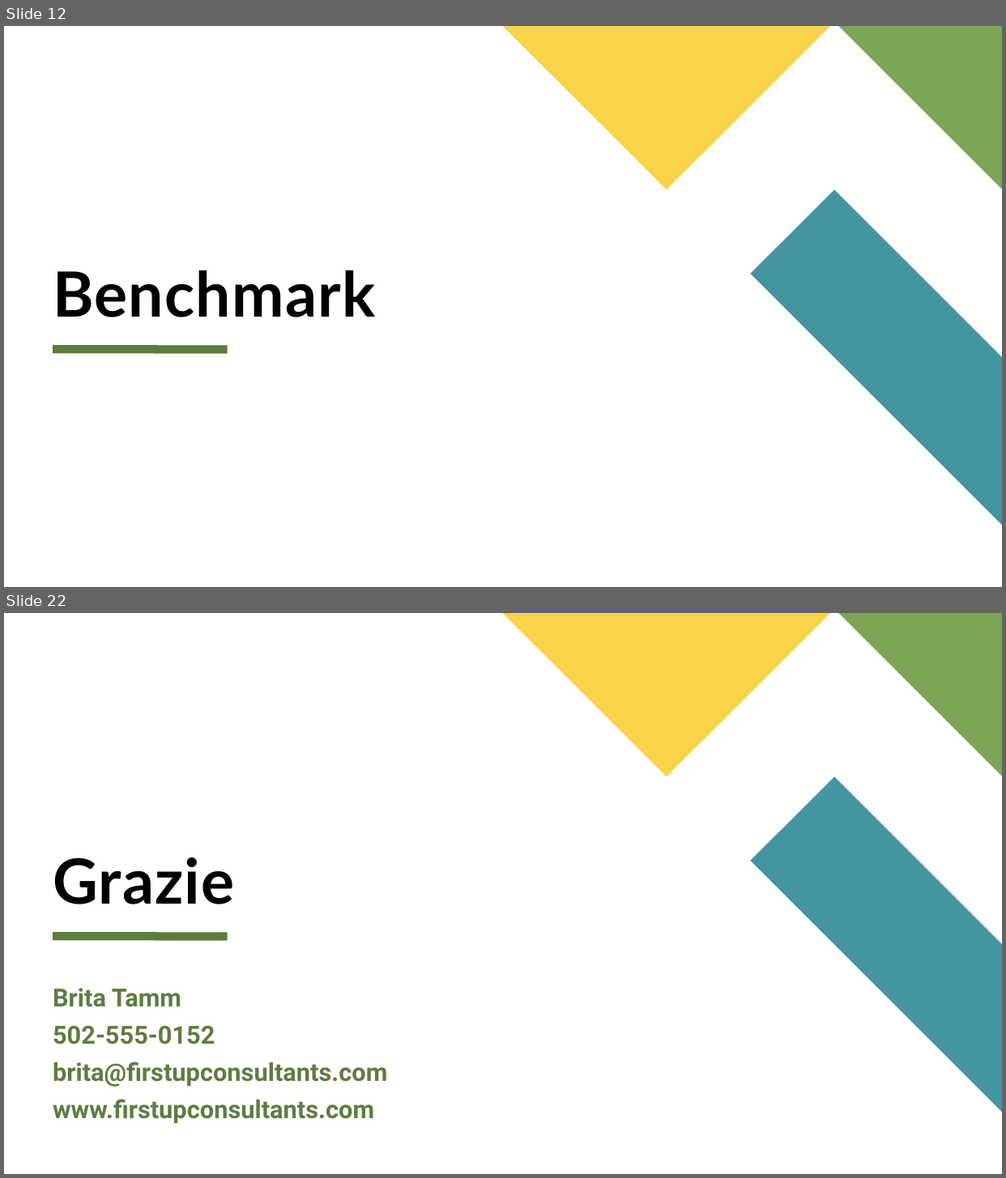
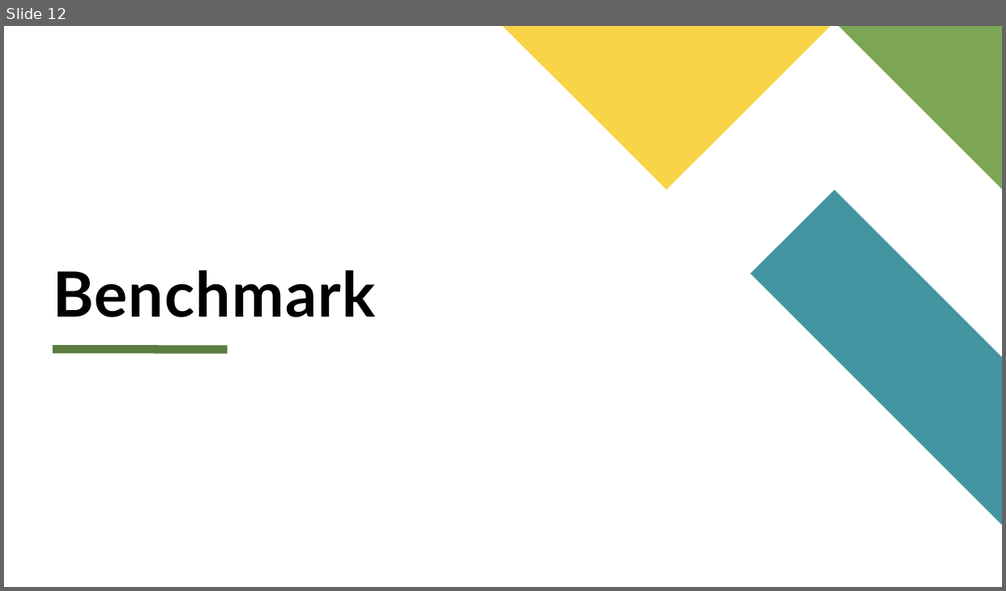
Before and after one commit to dennyciccia/full-text-search-engine, a slide deck: presentazione/Presentazione search engine.pptx. Shown one above the other, each under a label of ours: slides 12 and 22 before the commit, slide 12 after it; the slides between them are not shown. The pictures are 1006x1178 and 1006x591 pixels, drawn with LibreOffice and Linux fonts; fonts in the diff are those of the drawing. Boxes give left, top, right and bottom in pixels: in the first picture for what was removed or moved away, otherwise in the second. Text is boxed around its words. In the diff, an @@ line names an element or a change of style, - is before the commit and + after.

```diff
--- a/presentazione/Presentazione search engine.pptx
+++ b/presentazione/Presentazione search engine.pptx
@@ slide 22 removed at bbox=[4, 613, 1002, 1174], background #FFFFFF; not listed: 4 template elements that a slide beside it also shows @@
@@ title removed at bbox=[53, 858, 235, 905] @@
-Grazie
@@ text removed at bbox=[53, 988, 387, 1124] @@
-Brita Tamm
-502-555-0152
-brita@firstupconsultants.com
-www.firstupconsultants.com
```
Also in this commit, not shown: 8 slides changed, 3 slides added, 9 other slides removed.
